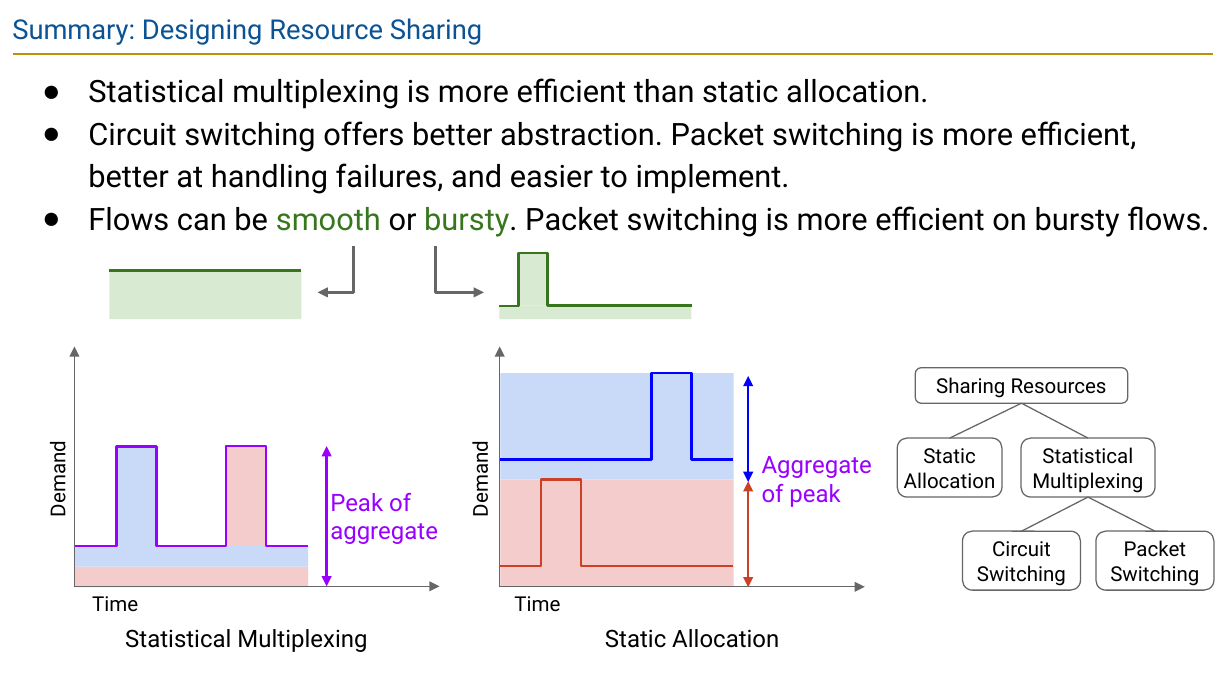
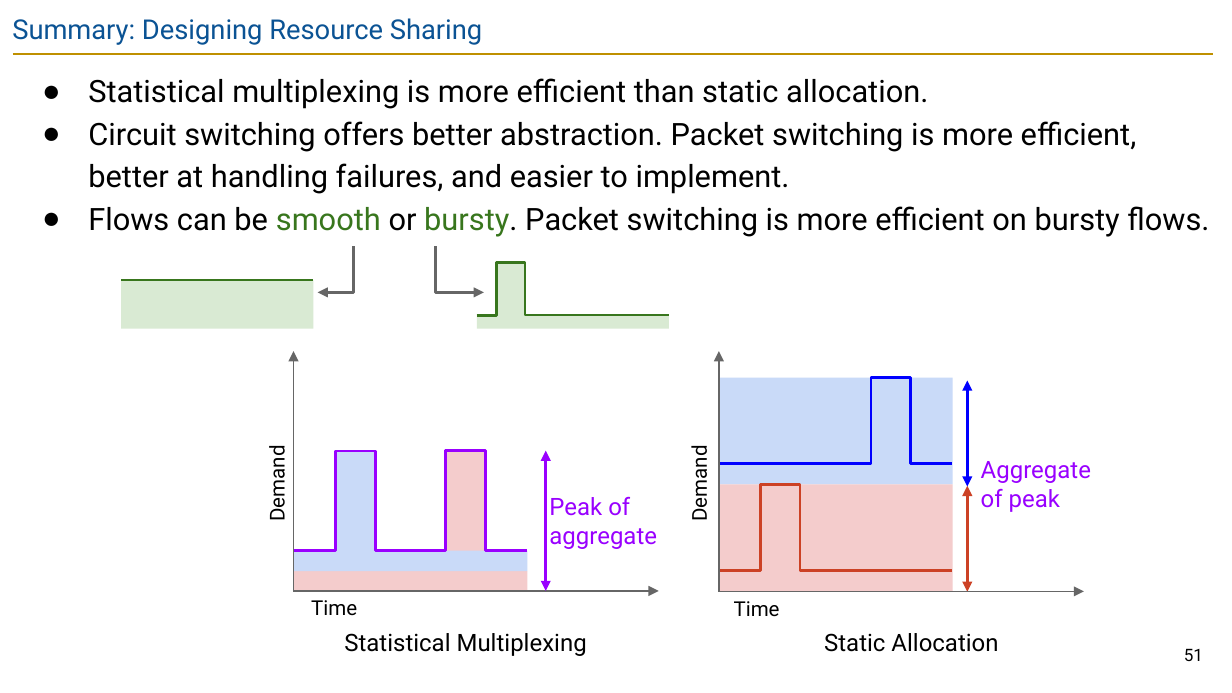
Before and after one commit to guhofstra/CSC175Sp26, a slide deck: slide 51 of PPTs/Lecture 2 - Internet Design Principles.pptx (slide 63 before the commit). Drawn at 1232x693 pixels with LibreOffice and Linux fonts; fonts in the diff are those of the drawing. Boxes give left, top, right and bottom in pixels: in the first picture for what was removed or moved away, otherwise in the second. Text is boxed around its words. In the diff, an @@ line names an element or a change of style, - is before the commit and + after.

```diff
--- a/PPTs/Lecture 2 - Internet Design Principles.pptx
+++ b/PPTs/Lecture 2 - Internet Design Principles.pptx
@@ freeform shape: place and size @@
-freeform shape at [499, 253, 691, 306]
+freeform shape at [477, 262, 669, 315]
@@ rectangle: place and size @@
-rectangle at [519, 253, 548, 306]
+rectangle at [496, 262, 526, 315]
@@ rectangle: place and size @@
-rectangle at [110, 271, 302, 319]
+rectangle at [121, 280, 313, 328]
@@ line moved from (110, 271) - (302, 271) to (121, 280) - (313, 280) @@
@@ rectangle: place and size @@
-rectangle at [499, 306, 691, 319]
+rectangle at [477, 315, 669, 329]
@@ 8 texts, 6 rectangles, 4 arrows, 3 double arrows, 3 freeform shapes: place and size @@
-8 texts, 6 rectangles, 4 arrows, 3 double arrows, 3 freeform shapes at [44, 346, 872, 652]
+8 texts, 6 rectangles, 4 arrows, 3 double arrows, 3 freeform shapes at [263, 351, 1091, 656]
@@ rounded rectangle removed at [915, 367, 1127, 403] @@
-Sharing Resources
@@ line removed from (1021, 403) to (950, 439) @@
@@ line removed from (1021, 403) to (1088, 439) @@
@@ rounded rectangle removed at [897, 439, 1002, 498] @@
-Static Allocation
@@ rounded rectangle removed at [1021, 439, 1156, 498] @@
-Statistical Multiplexing
@@ line removed from (1088, 498) to (1021, 531) @@
@@ line removed from (1088, 498) to (1156, 531) @@
@@ rounded rectangle removed at [962, 531, 1080, 590] @@
-Circuit Switching
@@ rounded rectangle removed at [1096, 531, 1215, 590] @@
-Packet Switching
@@ page number added at [1184, 648, 1203, 661], 10 pt, text #000000 @@
+51
```
Also in this commit, not shown: 50 other slides changed, 12 slides removed, 46 other files.
